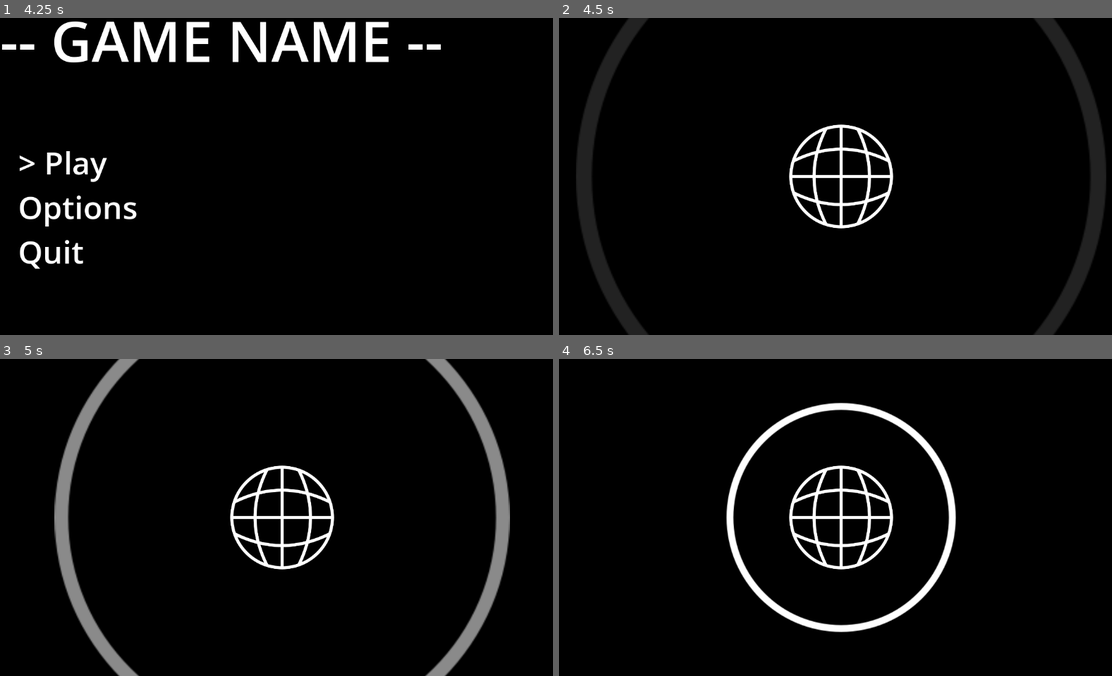
Above: before the commit, frames 1-4 (two rows, left to right).
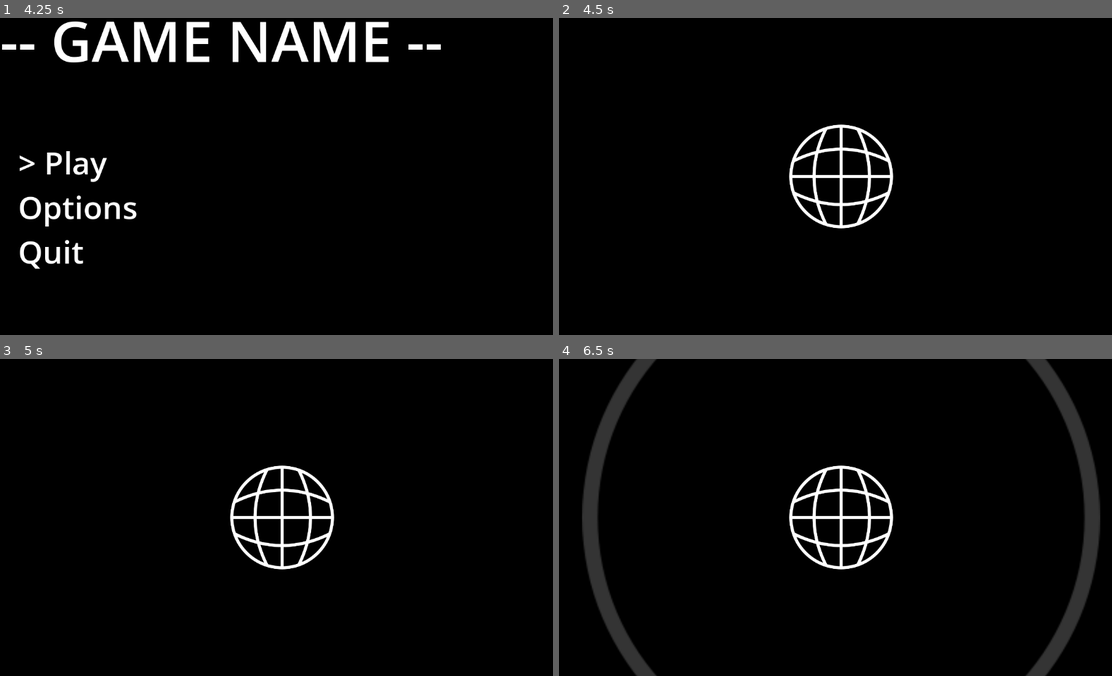
Above: after the commit, the same moments.

Repository: adamalbu/one-button
Game: Godot game, scene res://scenes/menus/main_menu.tscn
Two runs of this game, one before a commit and one after it. Both use one fixed random seed, a clock stepped at 60 frames per second and the inputs below.
Inputs (mouse positions are in pixels of both pictures, inside the frame that each line leads up to):
- Up to frame 1 (4.25 s): tap Enter at 0.5, 2, 3.5 s; move the mouse to (403, 160) at 0.52 s; hold Space (button) 0.53-1.28 s; click (403, 160) at 0.67 s; move the mouse to (171, 192) at 1.27 s; tap Space (button) at 1.35, 2.85 s; click (171, 192) at 1.42 s; move the mouse to (337, 106) at 2.02 s; hold Space (button) 2.03-2.78 s; click (337, 106) at 2.17 s; move the mouse to (254, 239) at 2.77 s; click (254, 239) at 2.92 s; move the mouse to (453, 224) at 3.52 s; hold Space (button) from 3.53 s (still down); click (453, 224) at 3.67 s
- Up to frame 2 (4.5 s): move the mouse to (669, 128) at 4.27 s; release Space (button) at 4.28 s; tap Space (button) at 4.35 s; click (669, 128) at 4.42 s
- Up to frame 3 (5 s): no input
- Up to frame 4 (6.5 s): move the mouse to (868, 517) at 5.02 s; hold Space (button) 5.03-5.78 s; click (868, 517) at 5.17 s; move the mouse to (758, 438) at 5.77 s; tap Space (button) at 5.85 s; click (758, 438) at 5.92 s

Frame 1 is identical in both runs. In frame 2, 5.8% of the frame differs, in the area x 3-99%, y 0-100%; in frame 3, 6.0%; in frame 4, 9.2%, in the area x 4-98%, y 0-100%.

Commit message:
Added multiple fields
When spacebar is pressed it deletes nearest field

Diff:
--- a/prefabs/field.gd
+++ b/prefabs/field.gd
@@ -10,6 +10,7 @@
 	modulate = Color(1, 1, 1, 0)
 	# Timer
 	shrink_timer = Timer.new()
+	shrink_timer.connect("timeout", _on_timer_timeout)
 	shrink_timer.wait_time = reaction_time
 	add_child(shrink_timer)
 	shrink_timer.start()
@@ -21,3 +22,6 @@
 	# Fade in
 	modulate.a = remap(shrink_timer.time_left, reaction_time/1.7, reaction_time, 1, 0)
 	modulate.a = clamp(modulate.a, 0, 1)
+
+func _on_timer_timeout() -> void:
+	shrink_timer.stop()
--- a/scenes/main.gd
+++ b/scenes/main.gd
@@ -1,9 +1,35 @@
 # You just lost the game
 # :3
 extends Node2D
+var fields: Array[Sprite2D] = []
+var timer: Timer
 
 func _ready() -> void:
 	# Center dome
 	var screen_size = get_viewport_rect().size
 	var dome = $Dome
 	dome.position = screen_size / 2
+	# Create timer
+	timer = Timer.new()
+	timer.connect("timeout", _on_timer_timeout)
+	add_child(timer)
+	new_timer()
+
+func new_timer() -> void:
+	timer.wait_time = randf_range(1, 3)
+	timer.start()
+
+func _on_timer_timeout() -> void:
+	# Create field
+	var field = preload("res://prefabs/field.tscn").instantiate()
+	fields.append(field)
+	add_child(field)
+	# Create new timer
+	new_timer()
+
+func _input(event):
+	if event is InputEventKey or event is InputEventMouseButton:
+		if event.is_action_pressed("button"):
+			var field = fields.pop_front()
+			if field:
+				field.queue_free()
--- a/scenes/main.tscn
+++ b/scenes/main.tscn
@@ -1,8 +1,7 @@
-[gd_scene load_steps=4 format=3 uid="uid://b5epstlhxjgwg"]
+[gd_scene load_steps=3 format=3 uid="uid://b5epstlhxjgwg"]
 
 [ext_resource type="Script" path="res://scenes/main.gd" id="1_t0p6x"]
 [ext_resource type="Texture2D" uid="uid://bnrlrtlvv5fbt" path="res://assets/dome.svg" id="1_w2g8b"]
-[ext_resource type="PackedScene" uid="uid://dgmw310e72hs8" path="res://prefabs/field.tscn" id="3_2oe26"]
 
 [node name="Main" type="Node2D"]
 script = ExtResource("1_t0p6x")
@@ -10,5 +9,3 @@
 [node name="Dome" type="Sprite2D" parent="."]
 scale = Vector2(0.56, 0.56)
 texture = ExtResource("1_w2g8b")
-
-[node name="Field" parent="." instance=ExtResource("3_2oe26")]
